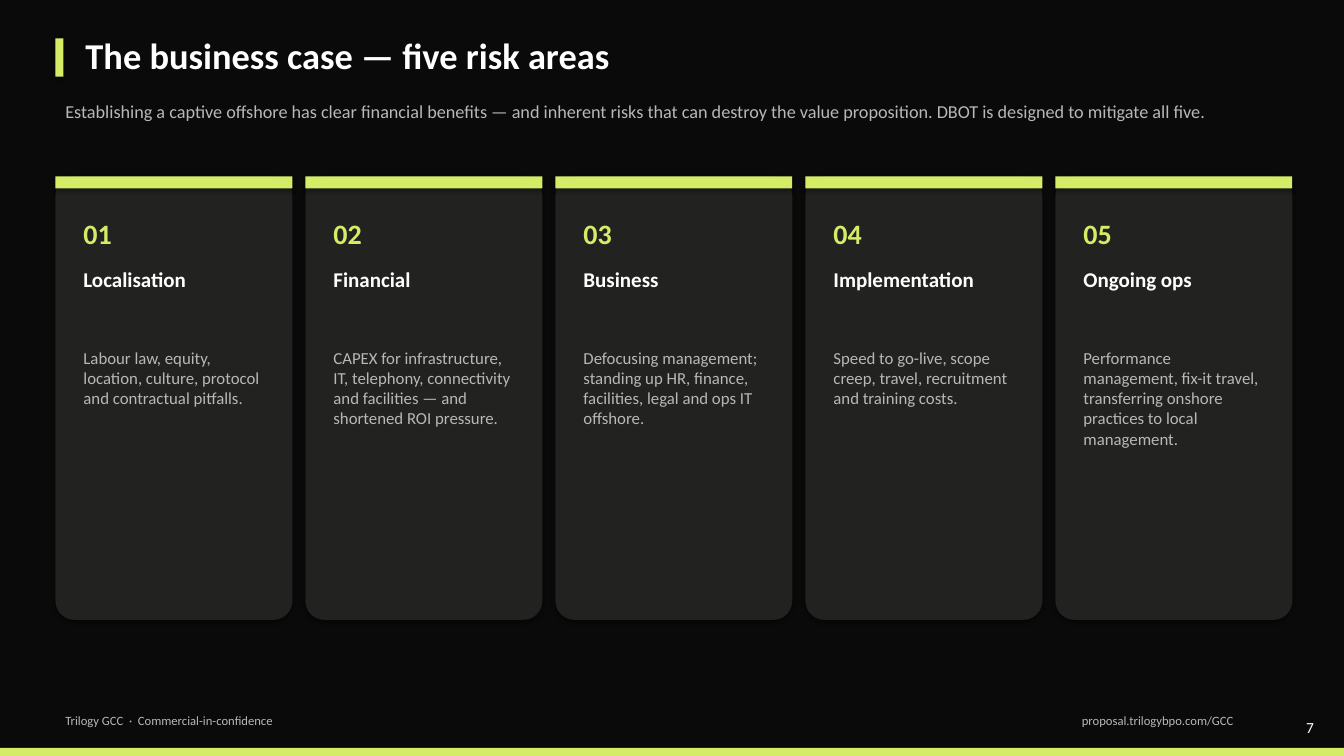
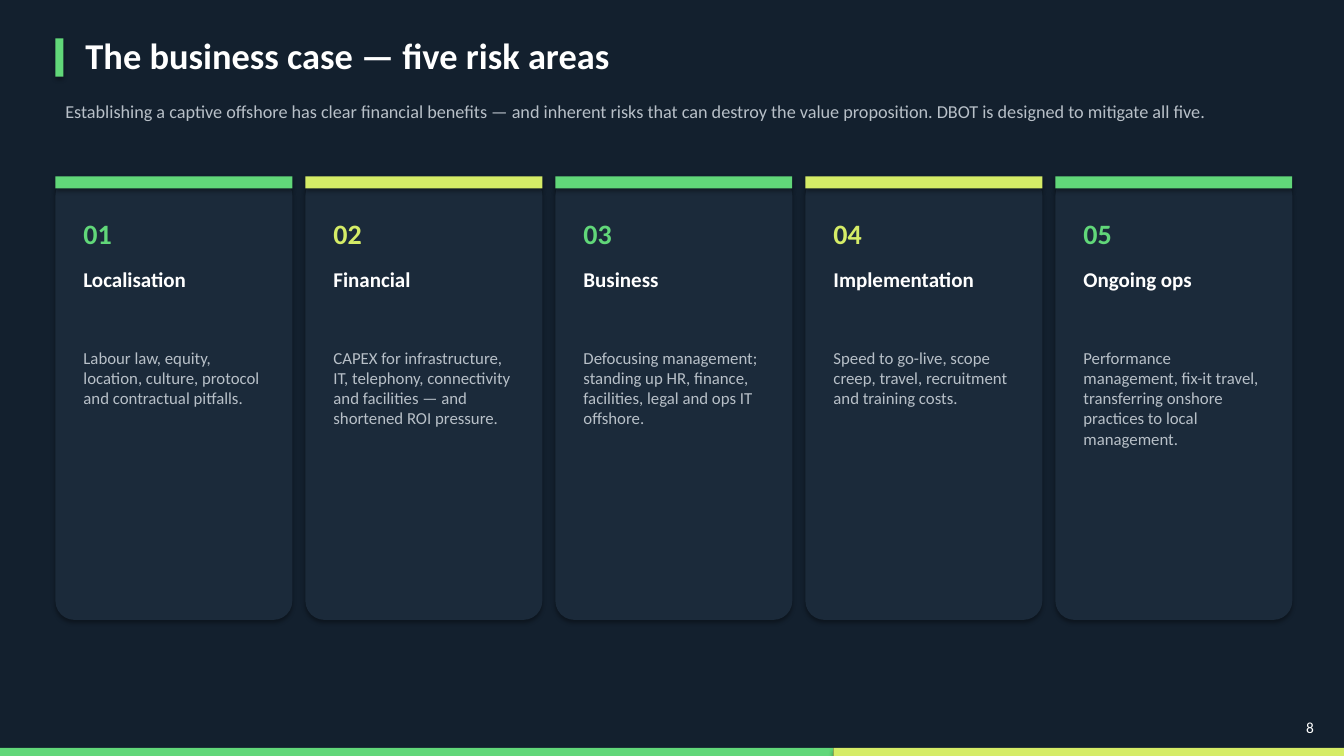
Before and after one commit to thegreatcornolio/Trilogy-RFP, a slide deck: slide 8 of GCC/Trilogy-GCC-Overview.pptx (slide 7 before the commit). Drawn at 1344x756 pixels with LibreOffice and Linux fonts; fonts in the diff are those of the drawing. Boxes give left, top, right and bottom in pixels: in the first picture for what was removed or moved away, otherwise in the second. Text is boxed around its words. In the diff, an @@ line names an element or a change of style, - is before the commit and + after.

```diff
--- a/GCC/Trilogy-GCC-Overview.pptx
+++ b/GCC/Trilogy-GCC-Overview.pptx
@@ rectangle at (0, 0, 1344, 756): fill #0A0A0A to #13202E @@
@@ fill #D5EC67 to #61D779 in 4 elements at (55, 38, 64, 77), (556, 176, 792, 189), (1056, 176, 1293, 189), (55, 176, 292, 189) @@
@@ fill #222220 to #1B2A3A in 5 elements at (55, 176, 292, 620), (306, 176, 542, 620), (556, 176, 792, 620), (806, 176, 1043, 620), (1056, 176, 1293, 620) @@
@@ text colour #D5EC67 to #61D779 in 3 elements at (83, 225, 111, 244), (583, 225, 611, 244), (1083, 225, 1111, 244) @@
@@ text colour #B8B8B4 to #B8C0C8 in 6 elements at (65, 105, 1205, 121), (83, 352, 259, 407), (333, 352, 510, 427), (583, 352, 757, 424), (833, 352, 1007, 407), (1083, 352, 1259, 448) @@
@@ text removed at (65, 716, 273, 727) @@
-Trilogy GCC · Commercial-in-confidence
@@ text removed at (1082, 716, 1233, 727) @@
-proposal.trilogybpo.com/GCC
@@ rectangle added at (0, 748, 834, 756), fill #61D779 @@
@@ rectangle: place and size @@
-rectangle at (0, 748, 1344, 756)
+rectangle at (834, 748, 1344, 756)
@@ text at (1306, 722, 1314, 733): text changed @@
-7
+8
```
Also in this commit, not shown: 15 other slides changed, 1 slide added, 9 other files.
